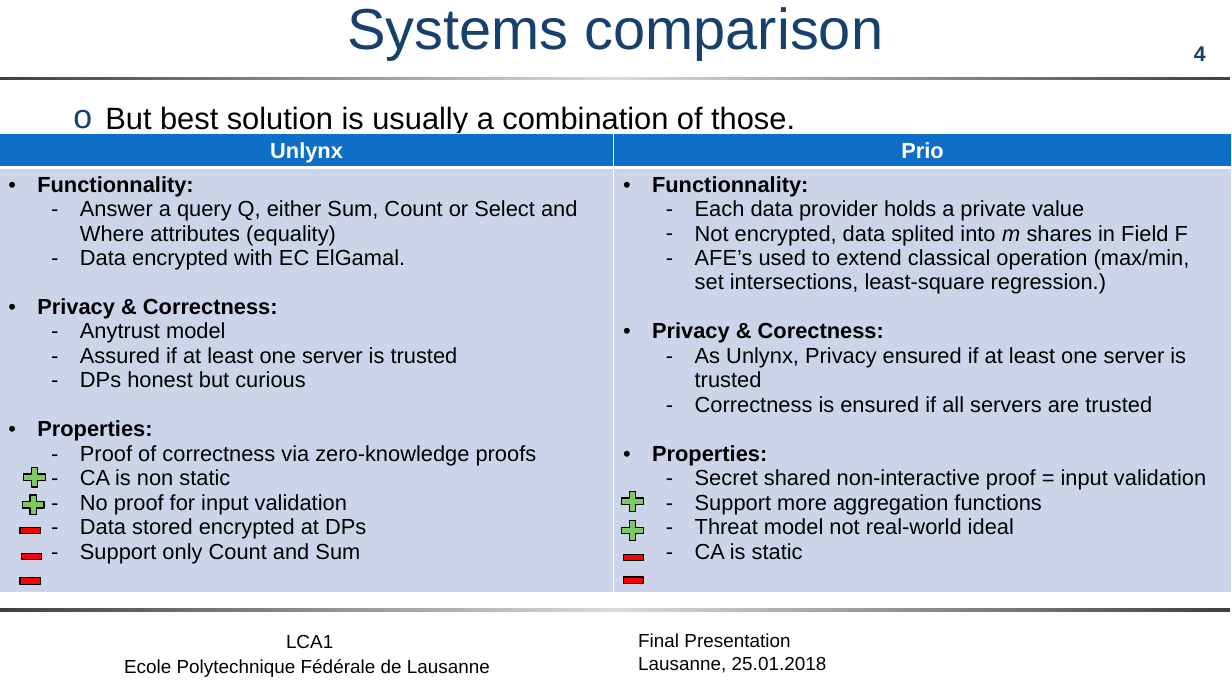
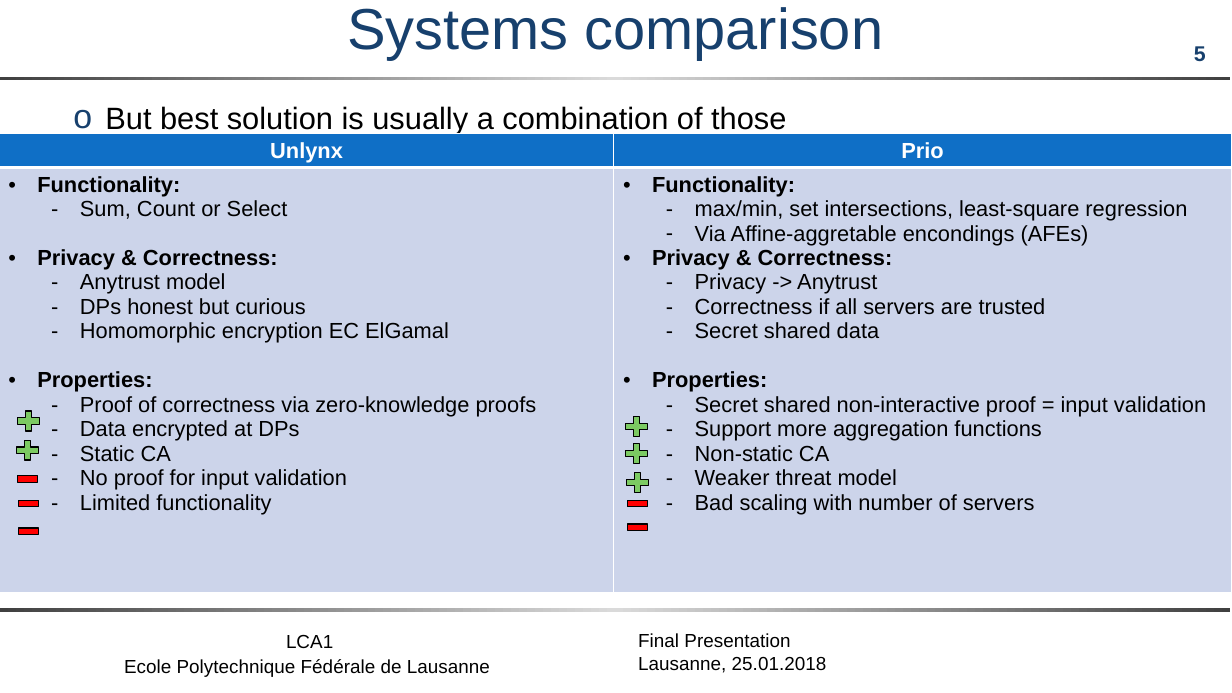
Before and after one commit to maxpr/MasterProjectDocuments, a slide deck: slide 5 of doc/FinalPresentation.pptx (slide 4 before the commit). Drawn at 1232x693 pixels with LibreOffice and Linux fonts; fonts in the diff are those of the drawing; background and template pictures are left out. Boxes give left, top, right and bottom in pixels: in the first picture for what was removed or moved away, otherwise in the second. Text is boxed around its words. In the diff, an @@ line names an element or a change of style, - is before the commit and + after.

```diff
--- a/doc/FinalPresentation.pptx
+++ b/doc/FinalPresentation.pptx
@@ page number at box(1194, 46, 1206, 62): text changed @@
-4
+5
@@ text at box(105, 106, 786, 133): text changed @@
-o But best solution is usually a combination of those.
+o But best solution is usually a combination of those
@@ table at box(0, 134, 1231, 624) @@
-row 2, column 1: Functionnality: / Answer a query Q, either Sum, Count or Select and Where attributes (equality) / Data encrypted with EC ElGamal. / Privacy & Correctness: / Anytrust model / Assured if at least one server is trusted / DPs honest but curious / Properties: / Proof of correctness via zero-knowledge proofs / CA is non static / No proof for input validation / Data stored encrypted at DPs / Support only Count and Sum
+row 2, column 1: Functionality: / Sum, Count or Select / Privacy & Correctness: / Anytrust model / DPs honest but curious / Homomorphic encryption EC ElGamal / Properties: / Proof of correctness via zero-knowledge proofs / Data encrypted at DPs / Static CA / No proof for input validation / Limited functionality
-row 2, column 2: Functionnality: / Each data provider holds a private value / Not encrypted, data splited into m shares in Field F / AFE’s used to extend classical operation (max/min, set intersections, least-square regression.) / Privacy & Corectness: / As Unlynx, Privacy ensured if at least one server is trusted / Correctness is ensured if all servers are trusted / Properties: / Secret shared non-interactive proof = input validation / Support more aggregation functions / Threat model not real-world ideal / CA is static
+row 2, column 2: Functionality: / max/min, set intersections, least-square regression / Via Affine-aggretable encondings (AFEs) / Privacy & Correctness: / Privacy -> Anytrust / Correctness if all servers are trusted / Secret shared data / Properties: / Secret shared non-interactive proof = input validation / Support more aggregation functions / Non-static CA / Weaker threat model / Bad scaling with number of servers
@@ plus sign: place and size @@
-plus sign at box(19, 464, 49, 491)
+plus sign at box(14, 408, 43, 434)
@@ plus sign: place and size @@
-plus sign at box(617, 488, 647, 515)
+plus sign at box(622, 413, 652, 440)
@@ plus sign: place and size @@
-plus sign at box(18, 492, 48, 518)
+plus sign at box(13, 437, 43, 464)
@@ plus sign: place and size @@
-plus sign at box(617, 518, 647, 544)
+plus sign at box(622, 440, 652, 467)
@@ math minus: place and size @@
-math minus at box(17, 517, 44, 543)
+math minus at box(14, 466, 42, 493)
@@ plus sign added at box(623, 470, 653, 496), fill #7CCA62, outline #000000 1 pt @@
@@ math minus: place and size @@
-math minus at box(17, 567, 44, 594)
+math minus at box(15, 490, 43, 517)
@@ math minus: place and size @@
-math minus at box(620, 567, 648, 593)
+math minus at box(624, 490, 652, 517)
@@ math minus: place and size @@
-math minus at box(18, 543, 46, 570)
+math minus at box(15, 518, 43, 544)
@@ math minus: place and size @@
-math minus at box(620, 544, 648, 571)
+math minus at box(624, 514, 652, 541)
```
Also in this commit, not shown: 13 other slides changed, 4 slides added, 3 slides removed, 10 other files.
